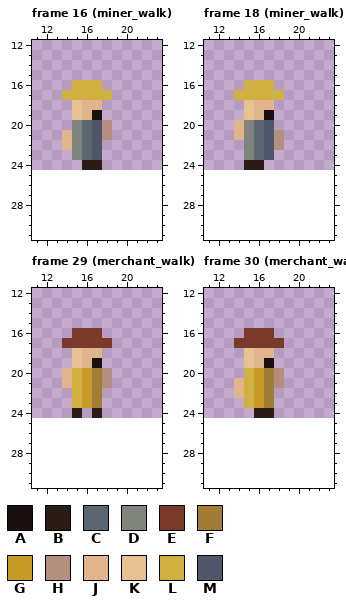
Pixel-art file: art/townsfolk_humans.aseprite. This is how it looked before the edit.
16x16 pixels, 70 frames. Colours within 5 levels of each other are drawn and written as one. Shown: frame 16 (miner_walk): x 11..23, y 12..31; frame 18 (miner_walk): x 11..23, y 12..31; frame 29 (merchant_walk): x 11..23, y 12..31; frame 30 (merchant_walk): x 11..23, y 12..31. The old version is drawn lined up with the new one, on the new canvas. The commit also changed other frames, which this record leaves out.
Palette (. is transparent): A #1a1010  B #2a1c14  C #5c6670  D #7f847c  E #7a3a2a  F #a17c35  G #c89a28  H #b48f7f  J #e2b48c  K #e8c192  L #d0b040  M #51556a
Pixels before, frame 16 (miner_walk), first column x 14:
16 .LLL.
17 LLLLL
18 .KJJ.
19 .KJA.
20 .DCMH
21 JDCMH
22 JDCM.
23 .DCM.
24 ..BB.
Pixels before, frame 18 (miner_walk), first column x 14:
16 .LLL.
17 LLLLL
18 .KJJ.
19 .KJA.
20 JDCM.
21 JDCMH
22 .DCMH
23 .DCM.
24 .BB..
Pixels before, frame 29 (merchant_walk), first column x 14:
16 .EEE.
17 EEEEE
18 .KJJ.
19 .KJA.
20 JLGFH
21 JLGFH
22 .LGF.
23 .LGF.
24 .B.B.
Pixels before, frame 30 (merchant_walk), first column x 14:
16 .EEE.
17 EEEEE
18 .KJJ.
19 .KJA.
20 .LGFH
21 JLGFH
22 JLGF.
23 .LGF.
24 ..BB.
Now the later version:
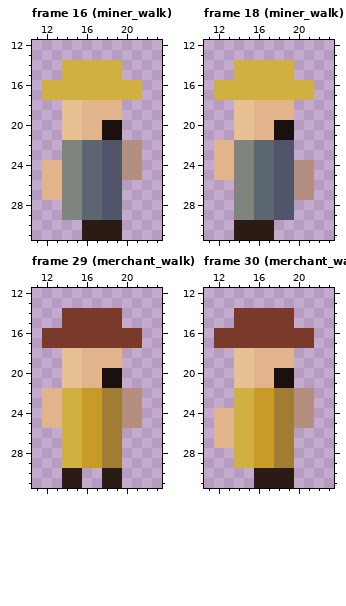
The exact change:
canvas 16x16 -> 32x32, the old top-left corner now at 8,9
Frame 16 (miner_walk):
y 14..15: x 14..19 ...... -> LLLLLL
y 16: x 12..14 ... -> LLL; x 18..21 .... -> LLLL
y 17: x 12..13 .. -> LL; x 19..21 ... -> LLL
y 18: x 14 . -> K; x 18..19 .. -> JJ
y 19: x 14 . -> K; x 17..19 A.. -> JJJ
y 20: x 14..19 .DCMH. -> KKJJAA
y 21: x 14..19 JDCMH. -> KKJJAA
y 22: x 14 J -> D; x 17..21 M.... -> CMMHH
y 23: x 14 . -> D; x 17..21 M.... -> CMMHH
y 24: x 12..21 ....BB.... -> JJDDCCMMHH
y 25: x 12..21 .......... -> JJDDCCMMHH
y 26..27: x 12..19 ........ -> JJDDCCMM
y 28..29: x 14..19 ...... -> DDCCMM
y 30..31: x 16..19 .... -> BBBB
Frame 18 (miner_walk):
y 14..15: x 14..19 ...... -> LLLLLL
y 16: x 12..14 ... -> LLL; x 18..21 .... -> LLLL
y 17: x 12..13 .. -> LL; x 19..21 ... -> LLL
y 18: x 14 . -> K; x 18..19 .. -> JJ
y 19: x 14 . -> K; x 17..19 A.. -> JJJ
y 20: x 14..19 JDCM.. -> KKJJAA
y 21: x 14..19 JDCMH. -> KKJJAA
y 22: x 12..14 ... -> JJD; x 17..19 MH. -> CMM
y 23: x 12..14 ... -> JJD; x 17..19 M.. -> CMM
y 24: x 12..21 ...BB..... -> JJDDCCMMHH
y 25: x 12..21 .......... -> JJDDCCMMHH
y 26..27: x 14..21 ........ -> DDCCMMHH
y 28..29: x 14..19 ...... -> DDCCMM
y 30..31: x 14..17 .... -> BBBB
Frame 29 (merchant_walk):
y 14..15: x 14..19 ...... -> EEEEEE
y 16: x 12..14 ... -> EEE; x 18..21 .... -> EEEE
y 17: x 12..13 .. -> EE; x 19..21 ... -> EEE
y 18: x 14 . -> K; x 18..19 .. -> JJ
y 19: x 14 . -> K; x 17..19 A.. -> JJJ
y 20..21: x 14..19 JLGFH. -> KKJJAA
y 22..23: x 12..14 ... -> JJL; x 17..21 F.... -> GFFHH
y 24: x 12..21 ...B.B.... -> JJLLGGFFHH
y 25: x 12..21 .......... -> JJLLGGFFHH
y 26..29: x 14..19 ...... -> LLGGFF
y 30..31: x 14..15 .. -> BB; x 18..19 .. -> BB
Frame 30 (merchant_walk):
y 14..15: x 14..19 ...... -> EEEEEE
y 16: x 12..14 ... -> EEE; x 18..21 .... -> EEEE
y 17: x 12..13 .. -> EE; x 19..21 ... -> EEE
y 18: x 14 . -> K; x 18..19 .. -> JJ
y 19: x 14 . -> K; x 17..19 A.. -> JJJ
y 20: x 14..19 .LGFH. -> KKJJAA
y 21: x 14..19 JLGFH. -> KKJJAA
y 22: x 14 J -> L; x 17..21 F.... -> GFFHH
y 23: x 14 . -> L; x 17..21 F.... -> GFFHH
y 24: x 12..21 ....BB.... -> JJLLGGFFHH
y 25: x 12..21 .......... -> JJLLGGFFHH
y 26..27: x 12..19 ........ -> JJLLGGFF
y 28..29: x 14..19 ...... -> LLGGFF
y 30..31: x 16..19 .... -> BBBB
Where, in picture pixels (left, top, right, bottom), the same in both pictures:
changed: (42, 60, 142, 240)
changed: (214, 60, 314, 240)
changed: (42, 308, 142, 488)
changed: (214, 308, 314, 488)
